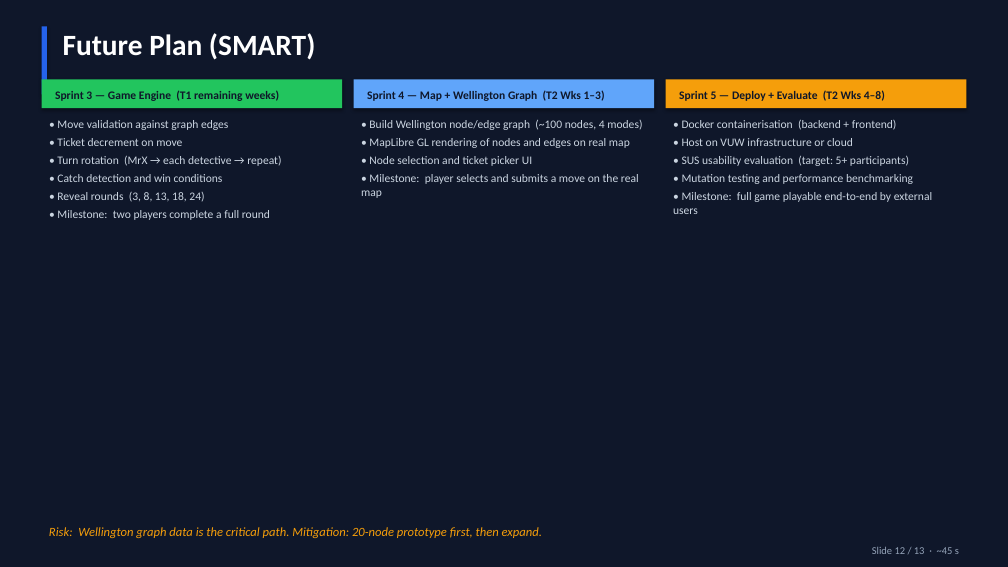
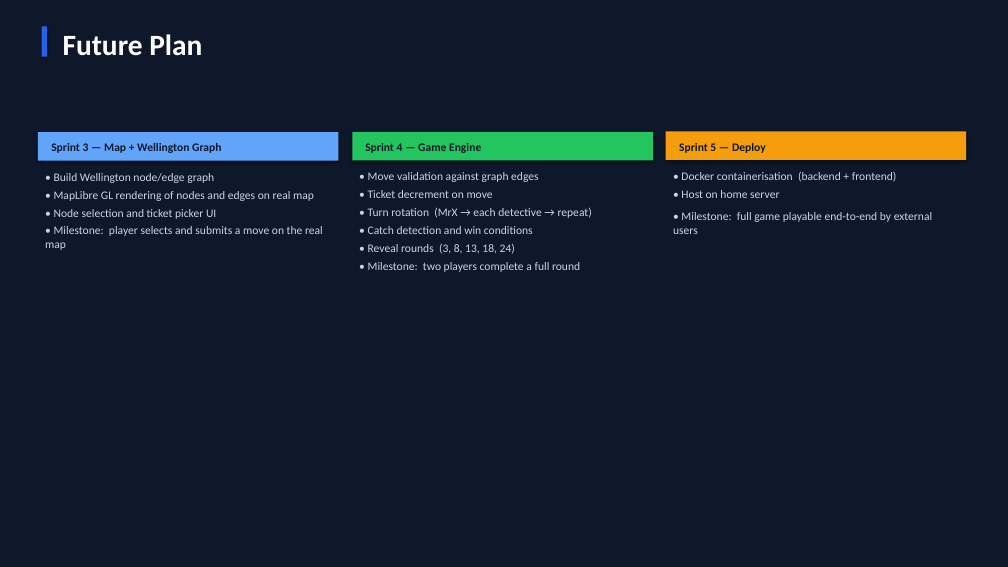
Before and after one commit to Ming-Bao/Scotland-Yard, a slide deck: slide 12 of documentation/presentation/presentation.pptx. Drawn at 1008x567 pixels with LibreOffice and Linux fonts; fonts in the diff are those of the drawing. Boxes give left, top, right and bottom in pixels: in the first picture for what was removed or moved away, otherwise in the second. Text is boxed around its words. In the diff, an @@ line names an element or a change of style, - is before the commit and + after.

```diff
--- a/documentation/presentation/presentation.pptx
+++ b/documentation/presentation/presentation.pptx
@@ rectangle: place and size @@
-rectangle at <box>42,26,47,95</box>
+rectangle at <box>42,26,47,57</box>
@@ text at <box>63,34,202,56</box>: text changed @@
-Future Plan (SMART)
+Future Plan
@@ text removed at <box>367,90,605,101</box> @@
-Sprint 4 — Map + Wellington Graph (T2 Wks 1–3)
@@ rectangle: place and size @@
-rectangle at <box>42,79,343,108</box>
+rectangle at <box>38,132,339,161</box>
@@ rectangle at <box>38,132,339,161</box>: fill #22C55E to #60A5FA @@
@@ text at <box>51,143,221,153</box>: text changed @@
-Sprint 3 — Game Engine (T1 remaining weeks)
+Sprint 3 — Map + Wellington Graph
@@ 2 rectangles, 1 text: place and size @@
-2 rectangles, 1 text at <box>354,79,967,130</box>
+2 rectangles, 1 text at <box>352,132,967,182</box>
@@ rectangle at <box>352,132,653,160</box>: fill #60A5FA to #22C55E @@
@@ text added at <box>365,143,481,153</box>, 11 pt, text #0F172A, bold @@
+Sprint 4 — Game Engine
@@ text at <box>679,143,766,153</box>: text changed @@
-Sprint 5 — Deploy + Evaluate (T2 Wks 4–8)
+Sprint 5 — Deploy
@@ text at <box>54,173,214,183</box>: text changed @@
-• Build Wellington node/edge graph (~100 nodes, 4 modes)
+• Build Wellington node/edge graph
@@ text "• Move validation against graph ...": place and size @@
-text "• Move validation against graph ..." at <box>57,120,228,130</box>
+text "• Move validation against graph ..." at <box>368,172,538,182</box>
@@ text removed at <box>682,156,909,166</box> @@
-• SUS usability evaluation (target: 5+ participants)
@@ text removed at <box>682,174,913,184</box> @@
-• Mutation testing and performance benchmarking
@@ text "• MapLibre GL rendering of ...": place and size @@
-text "• MapLibre GL rendering of ..." at <box>369,138,630,148</box>
+text "• MapLibre GL rendering of ..." at <box>54,191,314,201</box>
@@ text "• Node selection and ticket ...": place and size @@
-text "• Node selection and ticket ..." at <box>369,156,532,166</box>
+text "• Node selection and ticket ..." at <box>54,209,216,219</box>
@@ text "• Milestone: full game playable ...": place and size @@
-text "• Milestone: full game playable ..." at <box>673,192,932,214</box>
+text "• Milestone: full game playable ..." at <box>673,212,932,234</box>
@@ text at <box>681,190,779,198</box>: text changed @@
-• Host on VUW infrastructure or cloud
+• Host on home server
@@ text "• Milestone: player selects and ...": place and size @@
-text "• Milestone: player selects and ..." at <box>361,174,639,198</box>
+text "• Milestone: player selects and ..." at <box>45,226,323,250</box>
@@ 5 texts: place and size @@
-5 texts at <box>57,138,281,220</box>
+5 texts at <box>368,190,592,272</box>
@@ text removed at <box>49,527,542,538</box> @@
-Risk: Wellington graph data is the critical path. Mitigation: 20-node prototype first, then expand.
@@ text removed at <box>872,547,959,554</box> @@
-Slide 12 / 13 · ~45 s
```
Also in this commit, not shown: 5 other slides changed, 3 slides added, 3 slides removed, 1 other file.
